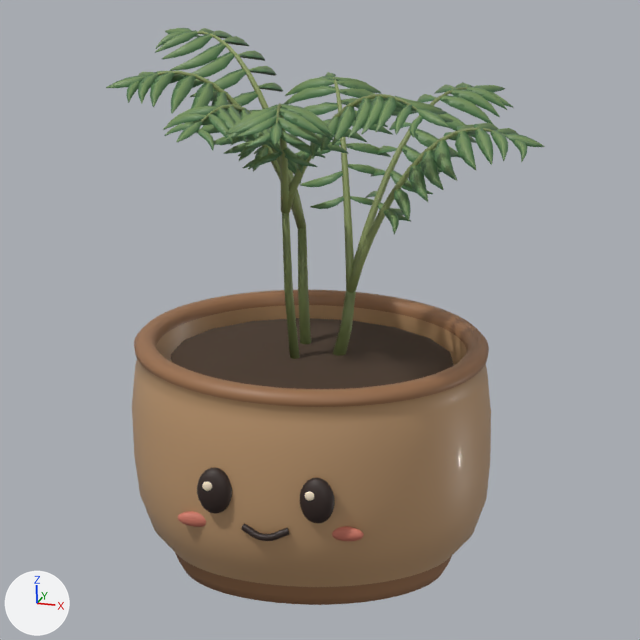
Two versions of the Blender file assets/characters/parlor-palm/source/parlor-palm.blend, one commit apart.
Before and after are seen from the file's camera 'Portrait camera'. Lighting does not change. The marker at lower left points along +X, +Y and +Z. The first picture is the older version.

Objects in the first picture: 'Eye', 'Eye.001', 'Parlor palm clustered fine canes', 'Soil', 'Wheel-thrown ceramic' and 5 more.
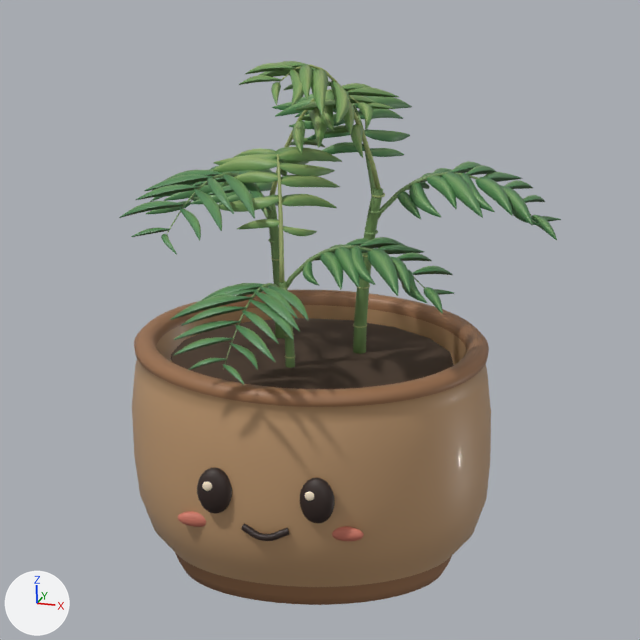
Pixel boxes (x1, y1, x2, y2) of what changed, in the pictures (640 x 640 px):
'Parlor palm clustered fine canes', deleted (green): before (106, 28, 545, 359)
'Parlor seedling 3 frond 3', added (green): after (211, 147, 342, 289)
'Parlor seedling 3 frond 1', added (green): after (170, 283, 309, 385)
'Parlor seedling 1 frond 1', added (green): after (364, 161, 561, 240)
'Parlor seedling 3 frond 2', added (green): after (286, 237, 454, 314)
'Parlor seedling 1 frond 3', added (green): after (239, 61, 385, 198)
'Parlor seedling 2 frond 2', added (green): after (119, 170, 273, 255)
'Parlor palm three separate seedling stems', added: after (267, 187, 383, 368)
'Parlor seedling 1 frond 2', added: after (272, 94, 412, 214)
'Parlor seedling 2 frond 3', added: after (264, 83, 399, 210)
'Parlor seedling 2 frond 1', added: after (146, 165, 278, 243)

What changed in the scene script:
```text
Add mat_parlor_palm_three_separate_seedling_stems_pigments:
    mat_parlor_palm_three_separate_seedling_stems_pigments = bpy.data.materials.new('Parlor palm three separate seedling stems pigments')
    mat_parlor_palm_three_separate_seedling_stems_pigments.use_nodes = True; mat_parlor_palm_three_separate_seedling_stems_pigments.node_tree.nodes.clear()
    _N = mat_parlor_palm_three_separate_seedling_stems_pigments.node_tree.nodes; _L = mat_parlor_palm_three_separate_seedling_stems_pigments.node_tree.links
    n0 = _N.new('ShaderNodeBsdfPrincipled'); n0.name = 'Principled BSDF'
    n0.inputs[2].default_value = 0.64  # 'Roughness'
    n0.inputs[19].default_value = 0.135  # 'Coat Weight'
    n1 = _N.new('ShaderNodeOutputMaterial'); n1.name = 'Material Output'
    n2 = _N.new('ShaderNodeVertexColor'); n2.name = 'Color Attribute'
    n2.layer_name = 'Botanical pigments'
    _L.new(n0.outputs[0], n1.inputs[0])  # 'BSDF' to 'Surface'
    _L.new(n2.outputs[0], n0.inputs[0])  # 'Color' to 'Base Color'
Add mat_parlor_seedling_1_frond_1_pigments:
    mat_parlor_seedling_1_frond_1_pigments = bpy.data.materials.new('Parlor seedling 1 frond 1 pigments')
    mat_parlor_seedling_1_frond_1_pigments.use_nodes = True; mat_parlor_seedling_1_frond_1_pigments.node_tree.nodes.clear()
    _N = mat_parlor_seedling_1_frond_1_pigments.node_tree.nodes; _L = mat_parlor_seedling_1_frond_1_pigments.node_tree.links
    n0 = _N.new('ShaderNodeBsdfPrincipled'); n0.name = 'Principled BSDF'
    n0.inputs[2].default_value = 0.46  # 'Roughness'
    n0.inputs[19].default_value = 0.135  # 'Coat Weight'
    n1 = _N.new('ShaderNodeOutputMaterial'); n1.name = 'Material Output'
    n2 = _N.new('ShaderNodeVertexColor'); n2.name = 'Color Attribute'
    n2.layer_name = 'Botanical pigments'
    _L.new(n0.outputs[0], n1.inputs[0])  # 'BSDF' to 'Surface'
    _L.new(n2.outputs[0], n0.inputs[0])  # 'Color' to 'Base Color'
Remove ob_parlor_palm_clustered_fine_canes:
    ob_parlor_palm_clustered_fine_canes = bpy.data.objects.new('Parlor palm clustered fine canes', me_parlor_palm_clustered_fine_canes)
Add ob_parlor_palm_three_separate_seedling_stems:
    ob_parlor_palm_three_separate_seedling_stems = bpy.data.objects.new('Parlor palm three separate seedling stems', me_parlor_palm_three_separate_seedling_stems)  # 846 vertices, 870 faces; spans x -0.281..0.308, y -0.317..0.231, z -0.033..0.813
    ob_parlor_palm_three_separate_seedling_stems.parent = ob_foliage_sway
    ob_parlor_palm_three_separate_seedling_stems.location = (0.0, 0.0, 0.0)
Add ob_parlor_seedling_3_frond_3:
    ob_parlor_seedling_3_frond_3 = bpy.data.objects.new('Parlor seedling 3 frond 3', me_parlor_seedling_3_frond_3)  # 1481 vertices, 1598 faces; spans x -0.473..0.107, y -0.326..0.221, z 0.427..0.979
    ob_parlor_seedling_3_frond_3.parent = ob_foliage_sway
    ob_parlor_seedling_3_frond_3.location = (0.0, 0.0, 0.0)
Add ob_parlor_seedling_3_frond_2:
    ob_parlor_seedling_3_frond_2 = bpy.data.objects.new('Parlor seedling 3 frond 2', me_parlor_seedling_3_frond_2)  # 1679 vertices, 1812 faces; spans x -0.075..0.726, y -0.548..0.064, z 0.383..0.654
    ob_parlor_seedling_3_frond_2.parent = ob_foliage_sway
    ob_parlor_seedling_3_frond_2.location = (0.0, 0.0, 0.0)
Add ob_parlor_seedling_3_frond_1:
    ob_parlor_seedling_3_frond_1 = bpy.data.objects.new('Parlor seedling 3 frond 1', me_parlor_seedling_3_frond_1)  # 1877 vertices, 2026 faces; spans x -0.455..0.172, y -0.988..-0.245, z 0.197..0.507
    ob_parlor_seedling_3_frond_1.parent = ob_foliage_sway
    ob_parlor_seedling_3_frond_1.location = (0.0, 0.0, 0.0)
Add ob_parlor_seedling_2_frond_3:
    ob_parlor_seedling_2_frond_3 = bpy.data.objects.new('Parlor seedling 2 frond 3', me_parlor_seedling_2_frond_3)  # 1283 vertices, 1384 faces; spans x -0.289..0.305, y -0.157..0.47, z 0.617..1.237
    ob_parlor_seedling_2_frond_3.parent = ob_foliage_sway
    ob_parlor_seedling_2_frond_3.location = (0.0, 0.0, 0.0)
Add ob_parlor_seedling_2_frond_2:
    ob_parlor_seedling_2_frond_2 = bpy.data.objects.new('Parlor seedling 2 frond 2', me_parlor_seedling_2_frond_2)  # 1481 vertices, 1598 faces; spans x -0.788..-0.16, y -0.608..0.23, z 0.555..0.891
    ob_parlor_seedling_2_frond_2.parent = ob_foliage_sway
    ob_parlor_seedling_2_frond_2.location = (0.0, 0.0, 0.0)
Add ob_parlor_seedling_2_frond_1:
    ob_parlor_seedling_2_frond_1 = bpy.data.objects.new('Parlor seedling 2 frond 1', me_parlor_seedling_2_frond_1)  # 1679 vertices, 1812 faces; spans x -0.952..-0.208, y 0.163..0.835, z 0.411..0.712
    ob_parlor_seedling_2_frond_1.parent = ob_foliage_sway
    ob_parlor_seedling_2_frond_1.location = (0.0, 0.0, 0.0)
Add ob_parlor_seedling_1_frond_3:
    ob_parlor_seedling_1_frond_3 = bpy.data.objects.new('Parlor seedling 1 frond 3', me_parlor_seedling_1_frond_3)  # 1481 vertices, 1598 faces; spans x -0.272..0.316, y -0.513..0.113, z 0.777..1.468
    ob_parlor_seedling_1_frond_3.parent = ob_foliage_sway
    ob_parlor_seedling_1_frond_3.location = (0.0, 0.0, 0.0)
Add ob_parlor_seedling_1_frond_2:
    ob_parlor_seedling_1_frond_2 = bpy.data.objects.new('Parlor seedling 1 frond 2', me_parlor_seedling_1_frond_2)  # 1679 vertices, 1812 faces; spans x -0.368..0.316, y 0.046..0.912, z 0.701..1.097
    ob_parlor_seedling_1_frond_2.parent = ob_foliage_sway
    ob_parlor_seedling_1_frond_2.location = (0.0, 0.0, 0.0)
Add ob_parlor_seedling_1_frond_1:
    ob_parlor_seedling_1_frond_1 = bpy.data.objects.new('Parlor seedling 1 frond 1', me_parlor_seedling_1_frond_1)  # 1877 vertices, 2026 faces; spans x 0.222..1.106, y -0.093..0.548, z 0.6..0.896
    ob_parlor_seedling_1_frond_1.parent = ob_foliage_sway
    ob_parlor_seedling_1_frond_1.location = (0.0, 0.0, 0.0)
```
